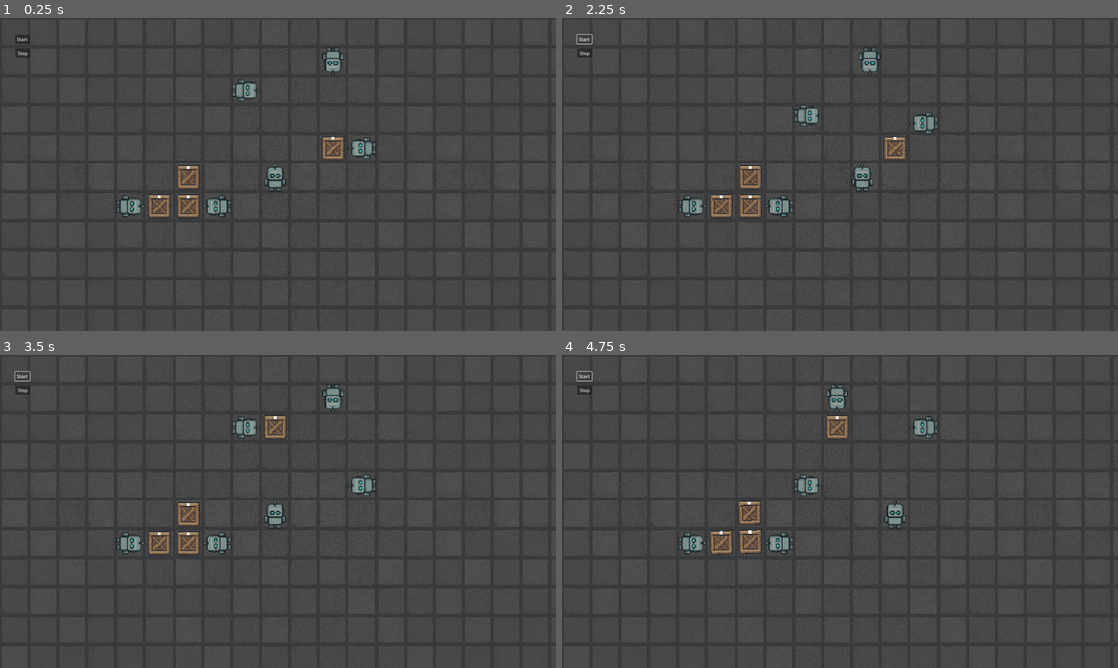
Above: before the commit, frames 1-4 (two rows, left to right).
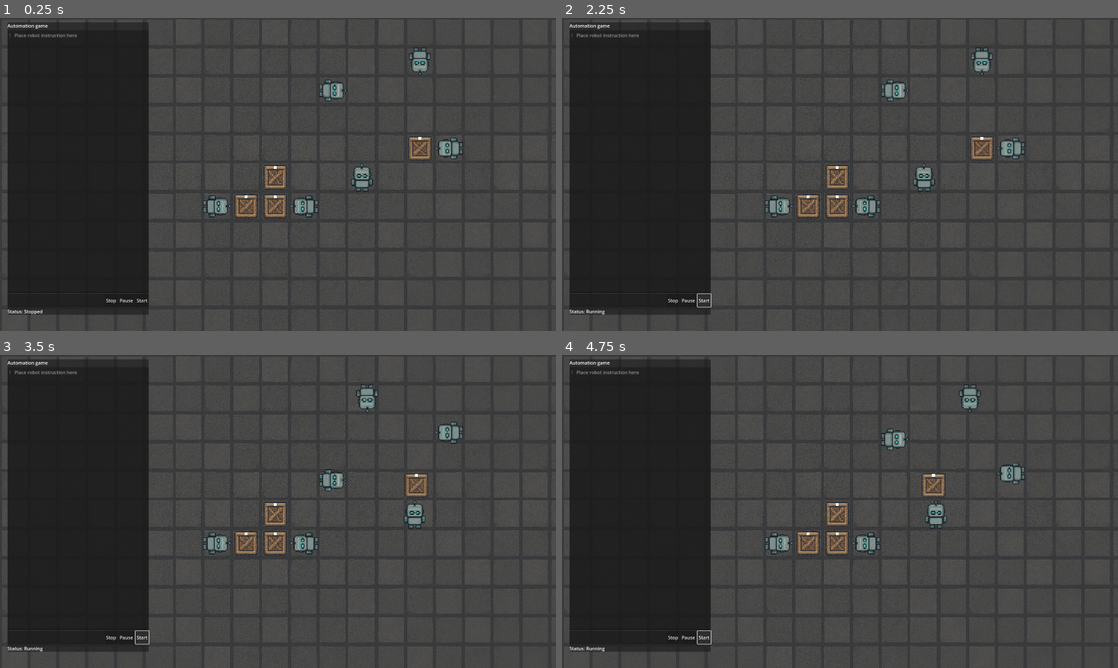
Above: after the commit, the same moments.

Repository: seriousdev-gh/automation-game
Game: Godot game, scene res://scenes/main.tscn
Two runs of this game, one before a commit and one after it. Both use one fixed random seed, a clock stepped at 60 frames per second and the inputs below.
Inputs (mouse positions are in pixels of both pictures, inside the frame that each line leads up to):
- Up to frame 1 (0.25 s): no input
- Up to frame 2 (2.25 s): click "Stop" at 0.5 s; click (689, 299) at 1.25 s, where only the run after the commit has a clickable "Pause"; click "Start" at 2 s
- Up to frame 3 (3.5 s): click "Start" at 2.75 s
- Up to frame 4 (4.75 s): click "Stop" at 3.5 s; click "Start" at 4.25 s

The runs differ from the first frame. In frame 1, 27% of the frame differs, in the area x 1-84%, y 1-95%; in frame 2, 27%; in frame 3, 27%; in frame 4, 27%.

Commit message:
add ui

Diff:
--- a/entities/bot/bot.gd
+++ b/entities/bot/bot.gd
@@ -1,19 +1,54 @@
 extends Node2D
-@onready var tween_move: Tween = null
-@onready var tween_rotate: Tween = null
+var tween_move: Tween = null
+var tween_rotate: Tween = null
 const size = 100
 var command_index = 0
 @export var commands: Array[String] = ["right", "right", "grab", "left", "left", "release"]
+
+var held_item: Node2D = null
+var grab_offset := Vector2(0, -100.0)
+var grab_rotation := 0.0
+
+# position and rotation of node used for animation
+# real_position real_rotation store position and rotation at the end of cycle
 var real_position: Vector2
 var real_rotation: float
-var grab_offset := Vector2(0, -100.0)
-var grab_rotation := 0.0
-var held_item: Node2D = null
+
+# remember values for putting things back to starting conditions
+var starting_position: Vector2
+var starting_rotation: float
 
 func _ready() -> void:
-	position = position.snapped(Vector2(50.0, 50.0))
-	real_position = position
-	real_rotation = rotation
+	save()
+
+func save() -> void:
+	starting_position = position.snapped(Vector2(50.0, 50.0))
+	starting_rotation = rotation
+	real_position = starting_position
+	real_rotation = starting_rotation
+
+func reset() -> void:
+	if tween_move:
+		tween_move.kill()
+	if tween_rotate:
+		tween_rotate.kill()
+	position = starting_position
+	rotation = starting_rotation
+	real_position = starting_position
+	real_rotation = starting_rotation
+	command_index = 0
+
+func anim_pause() -> void:
+	if tween_move and tween_move.is_valid() and tween_move.is_running():
+		tween_move.pause()
+	if tween_rotate and tween_rotate.is_valid() and tween_rotate.is_running():
+		tween_rotate.pause()
+
+func anim_continue() -> void:
+	if tween_move and tween_move.is_valid():
+		tween_move.play()
+	if tween_rotate and tween_rotate.is_valid():
+		tween_rotate.play()
 
 func cycle(duration: float):
 	if commands.is_empty():
@@ -23,18 +58,12 @@
 	command_index = (command_index + 1) % commands.size()
 
 	match current_command:
-		"left":
-			real_position += Vector2.LEFT * size
-			move_to_position(real_position, duration)
-		"right":
-			real_position += Vector2.RIGHT * size
-			move_to_position(real_position, duration)
-		"up":
-			real_position += Vector2.UP * size
-			move_to_position(real_position, duration)
-		"down":
-			real_position += Vector2.DOWN * size
-			move_to_position(real_position, duration)
+		"left": move_to_position(Vector2.LEFT * size, duration)
+		"right": move_to_position(Vector2.RIGHT * size, duration)
+		"up": move_to_position(Vector2.UP * size, duration)
+		"down": move_to_position(Vector2.DOWN * size, duration)
+		"cw": rotate_to_angle(PI/2.0, duration)
+		"ccw": rotate_to_angle(-PI/2.0, duration)
 		"grab":
 			if $reachRaycast.is_colliding():
 				var target = $reachRaycast.get_collider().get_owner()
@@ -44,40 +73,31 @@
 				var updated: Array[Node2D] = []
 				held_item.snapToGrid(updated)
 				held_item = null
-		"cw":
-			real_rotation += PI/2.0
-			#if real_rotation > 2 * PI:
-				#real_rotation -= 2 * PI
-
-			real_rotation = snappedf(real_rotation, PI / 2.0)
-			rotate_to_angle(real_rotation, duration)
-		"ccw":
-			real_rotation -= PI/2.0
-			#if real_rotation < 0:
-				#real_rotation += 2 * PI
-
-			real_rotation = snappedf(real_rotation, PI / 2.0)
-			rotate_to_angle(real_rotation, duration)
+		"wait": pass
 		_:
 			push_warning("Unhandled command: %s" % current_command)
 
-func rotate_to_angle(target_angle: float, duration: float):
+func rotate_to_angle(rotation_change: float, duration: float):
+	real_rotation = snappedf(real_rotation + rotation_change, PI / 2.0)
+
 	if tween_rotate:
 		tween_rotate.kill()
 
 	tween_rotate = create_tween()
 	tween_rotate \
-		.tween_property(self, "rotation", target_angle, duration) \
+		.tween_property(self, "rotation", real_rotation, duration) \
 		.set_trans(Tween.TRANS_SINE) \
 		.set_ease(Tween.EASE_IN_OUT)
 
-func move_to_position(target_position: Vector2, duration: float):
+func move_to_position(position_change: Vector2, duration: float):
+	real_position = (real_position + position_change).snapped(Vector2(50.0, 50.0))
+
 	if tween_move:
 		tween_move.kill()
 
 	tween_move = create_tween()
 	tween_move \
-		.tween_property(self, "position", target_position, duration) \
+		.tween_property(self, "position", real_position, duration) \
 		.set_trans(Tween.TRANS_SINE) \
 		.set_ease(Tween.EASE_IN_OUT)
 
--- a/entities/item/item.gd
+++ b/entities/item/item.gd
@@ -1,6 +1,20 @@
 extends Node2D
 
 var attachedItems: Array[ItemAttachmentPoint] = []
+
+var starting_position: Vector2
+var starting_rotation: float
+
+func _ready() -> void:
+	save()
+
+func save() -> void:
+	starting_position = position.snapped(Vector2(50.0, 50.0))
+	starting_rotation = rotation
+
+func reset() -> void:
+	position = starting_position
+	rotation = starting_rotation
 
 func attach(node: Node2D):
 	var offset = node.global_position - global_position
--- a/scenes/main.gd
+++ b/scenes/main.gd
@@ -1,19 +1,49 @@
 extends Node2D
 
+enum State {Stopped, Running, Paused}
+var state: State = State.Stopped
+
 func _ready() -> void:
-	$item.attach($item3)
-	$item3.attach($item)
-	$item3.attach($item4)
-	$item4.attach($item3)
+	$items/item.attach($items/item3)
+	$items/item3.attach($items/item)
+	$items/item3.attach($items/item4)
+	$items/item4.attach($items/item3)
 
 func _on_cycle_timer_timeout() -> void:
 	for bot in $bots.get_children():
 		bot.cycle($cycleTimer.wait_time)
 
+func _on_button_start_pressed() -> void:
+	if state == State.Stopped:
+		for bot in $bots.get_children():
+			bot.save()
+		for item in $items.get_children():
+			item.save()
+	if state == State.Paused:
+		for bot in $bots.get_children():
+			bot.anim_continue()
 
-func _on_button_stop_pressed() -> void:
-	$cycleTimer.stop()
+	$cycleTimer.paused = false
+	$cycleTimer.start()
+	state = State.Running
+	%StatusLine.text = "Status: Running"
 
+func _on_button_pause_pressed() -> void:
+	if state == State.Running:
+		for bot in $bots.get_children():
+			bot.anim_pause()
+		$cycleTimer.paused = true
 
-func _on_button_start_pressed() -> void:
-	$cycleTimer.start()
+	state = State.Paused
+	%StatusLine.text = "Status: Paused"
+
+func _on_button_reset_pressed() -> void:
+	if state == State.Running || state == State.Paused:
+		for bot in $bots.get_children():
+			bot.reset()
+		for item in $items.get_children():
+			item.reset()
+		$cycleTimer.stop()
+
+	state = State.Stopped
+	%StatusLine.text = "Status: Stopped"
--- a/scenes/main.tscn
+++ b/scenes/main.tscn
@@ -1,15 +1,17 @@
-[gd_scene load_steps=5 format=3 uid="uid://b4k8vrjb75hbj"]
+[gd_scene load_steps=6 format=3 uid="uid://b4k8vrjb75hbj"]
 
 [ext_resource type="Script" uid="uid://dabl04pop0u8t" path="res://scenes/main.gd" id="1_0wfyh"]
 [ext_resource type="PackedScene" uid="uid://c22a2mqj5d4fv" path="res://entities/bot/bot.tscn" id="2_sugp2"]
 [ext_resource type="Texture2D" uid="uid://25mhcfwjwdgq" path="res://resources/floor.png" id="3_sugp2"]
 [ext_resource type="PackedScene" uid="uid://dl7of4uhgf2xp" path="res://entities/item/item.tscn" id="4_jyhfs"]
 
+[sub_resource type="Theme" id="Theme_jyhfs"]
+
 [node name="main" type="Node2D"]
 script = ExtResource("1_0wfyh")
 
 [node name="cycleTimer" type="Timer" parent="."]
-wait_time = 0.109
+wait_time = 0.3
 
 [node name="background" type="Node2D" parent="."]
 
@@ -46,59 +48,98 @@
 [node name="bots" type="Node" parent="."]
 
 [node name="bot" parent="bots" instance=ExtResource("2_sugp2")]
-position = Vector2(950, 550)
+position = Vector2(1250, 550)
 
 [node name="bot5" parent="bots" instance=ExtResource("2_sugp2")]
-position = Vector2(450, 650)
+position = Vector2(750, 650)
 rotation = 1.5708
 commands = Array[String](["wait", "wait", "wait", "wait", "grab", "ccw", "cw", "release"])
 
 [node name="bot8" parent="bots" instance=ExtResource("2_sugp2")]
-position = Vector2(750, 650)
+position = Vector2(1050, 650)
 rotation = -1.5708
 commands = Array[String](["grab", "cw", "ccw", "release", "wait", "wait", "wait", "wait"])
 
 [node name="bot2" parent="bots" instance=ExtResource("2_sugp2")]
-position = Vector2(850, 250)
+position = Vector2(1150, 250)
 rotation = 1.57079
 commands = Array[String](["down", "down", "grab", "up", "up", "release"])
 
 [node name="bot3" parent="bots" instance=ExtResource("2_sugp2")]
-position = Vector2(1150, 150)
+position = Vector2(1450, 150)
 rotation = 3.14159
 commands = Array[String](["left", "left", "grab", "right", "right", "release"])
 
 [node name="bot4" parent="bots" instance=ExtResource("2_sugp2")]
-position = Vector2(1250, 450)
+position = Vector2(1550, 450)
 rotation = 4.71238
 commands = Array[String](["up", "up", "grab", "down", "down", "release"])
 
-[node name="Button" type="Button" parent="."]
-offset_left = 52.0
-offset_top = 58.0
-offset_right = 103.0
-offset_bottom = 89.0
+[node name="items" type="Node" parent="."]
+
+[node name="item" parent="items" instance=ExtResource("4_jyhfs")]
+position = Vector2(850, 650)
+
+[node name="item3" parent="items" instance=ExtResource("4_jyhfs")]
+position = Vector2(950, 650)
+
+[node name="item2" parent="items" instance=ExtResource("4_jyhfs")]
+position = Vector2(1450, 450)
+
+[node name="item4" parent="items" instance=ExtResource("4_jyhfs")]
+position = Vector2(950, 550)
+
+[node name="PanelContainer" type="PanelContainer" parent="."]
+z_index = 1
+offset_left = 26.0
+offset_top = 15.0
+offset_right = 514.0
+offset_bottom = 1024.0
+
+[node name="VBoxContainer" type="VBoxContainer" parent="PanelContainer"]
+layout_mode = 2
+theme = SubResource("Theme_jyhfs")
+
+[node name="Label" type="Label" parent="PanelContainer/VBoxContainer"]
+layout_mode = 2
+text = "Automation game"
+
+[node name="CodeEdit" type="CodeEdit" parent="PanelContainer/VBoxContainer"]
+layout_mode = 2
+size_flags_vertical = 3
+placeholder_text = "Place robot instruction here"
+emoji_menu_enabled = false
+gutters_draw_line_numbers = true
+
+[node name="MarginContainer" type="MarginContainer" parent="PanelContainer/VBoxContainer"]
+layout_mode = 2
+
+[node name="PanelContainer" type="PanelContainer" parent="PanelContainer/VBoxContainer/MarginContainer"]
+custom_minimum_size = Vector2(0, 45.49)
+layout_mode = 2
+
+[node name="HBoxContainer" type="HBoxContainer" parent="PanelContainer/VBoxContainer/MarginContainer/PanelContainer"]
+layout_mode = 2
+size_flags_horizontal = 8
+
+[node name="StopButton" type="Button" parent="PanelContainer/VBoxContainer/MarginContainer/PanelContainer/HBoxContainer"]
+layout_mode = 2
+text = "Stop"
+
+[node name="PauseButton" type="Button" parent="PanelContainer/VBoxContainer/MarginContainer/PanelContainer/HBoxContainer"]
+layout_mode = 2
+text = "Pause"
+
+[node name="StartButton" type="Button" parent="PanelContainer/VBoxContainer/MarginContainer/PanelContainer/HBoxContainer"]
+layout_mode = 2
 text = "Start"
 
-[node name="Button2" type="Button" parent="."]
-offset_left = 53.0
-offset_top = 106.0
-offset_right = 104.0
-offset_bottom = 137.0
-text = "Stop"
-
-[node name="item" parent="." instance=ExtResource("4_jyhfs")]
-position = Vector2(550, 650)
-
-[node name="item3" parent="." instance=ExtResource("4_jyhfs")]
-position = Vector2(650, 650)
-
-[node name="item2" parent="." instance=ExtResource("4_jyhfs")]
-position = Vector2(1150, 450)
-
-[node name="item4" parent="." instance=ExtResource("4_jyhfs")]
-position = Vector2(650, 550)
+[node name="StatusLine" type="Label" parent="PanelContainer/VBoxContainer"]
+unique_name_in_owner = true
+layout_mode = 2
+text = "Status: Stopped"
 
 [connection signal="timeout" from="cycleTimer" to="." method="_on_cycle_timer_timeout"]
-[connection signal="pressed" from="Button" to="." method="_on_button_start_pressed"]
-[connection signal="pressed" from="Button2" to="." method="_on_button_stop_pressed"]
+[connection signal="pressed" from="PanelContainer/VBoxContainer/MarginContainer/PanelContainer/HBoxContainer/StopButton" to="." method="_on_button_reset_pressed"]
+[connection signal="pressed" from="PanelContainer/VBoxContainer/MarginContainer/PanelContainer/HBoxContainer/PauseButton" to="." method="_on_button_pause_pressed"]
+[connection signal="pressed" from="PanelContainer/VBoxContainer/MarginContainer/PanelContainer/HBoxContainer/StartButton" to="." method="_on_button_start_pressed"]
